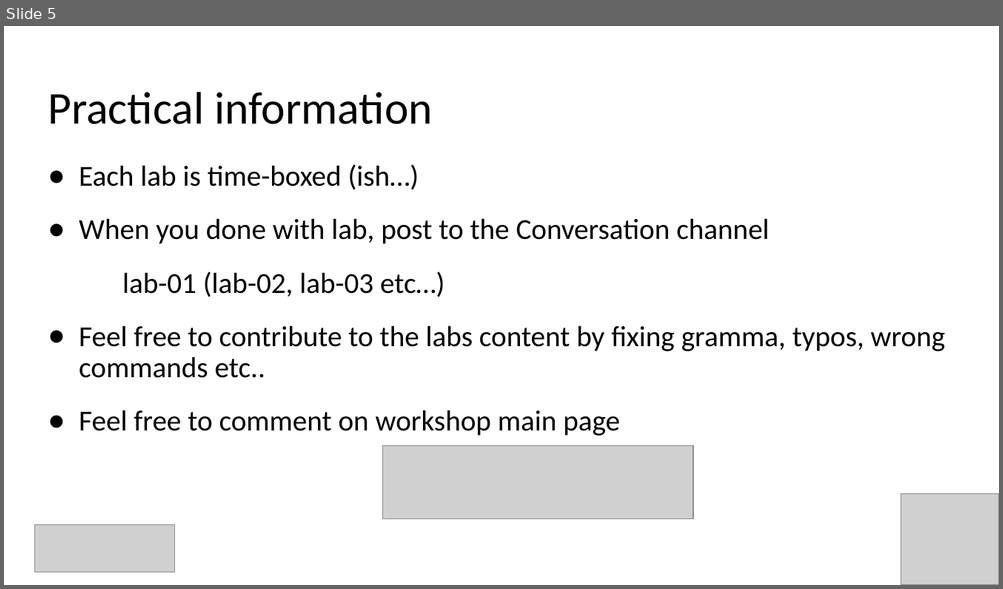
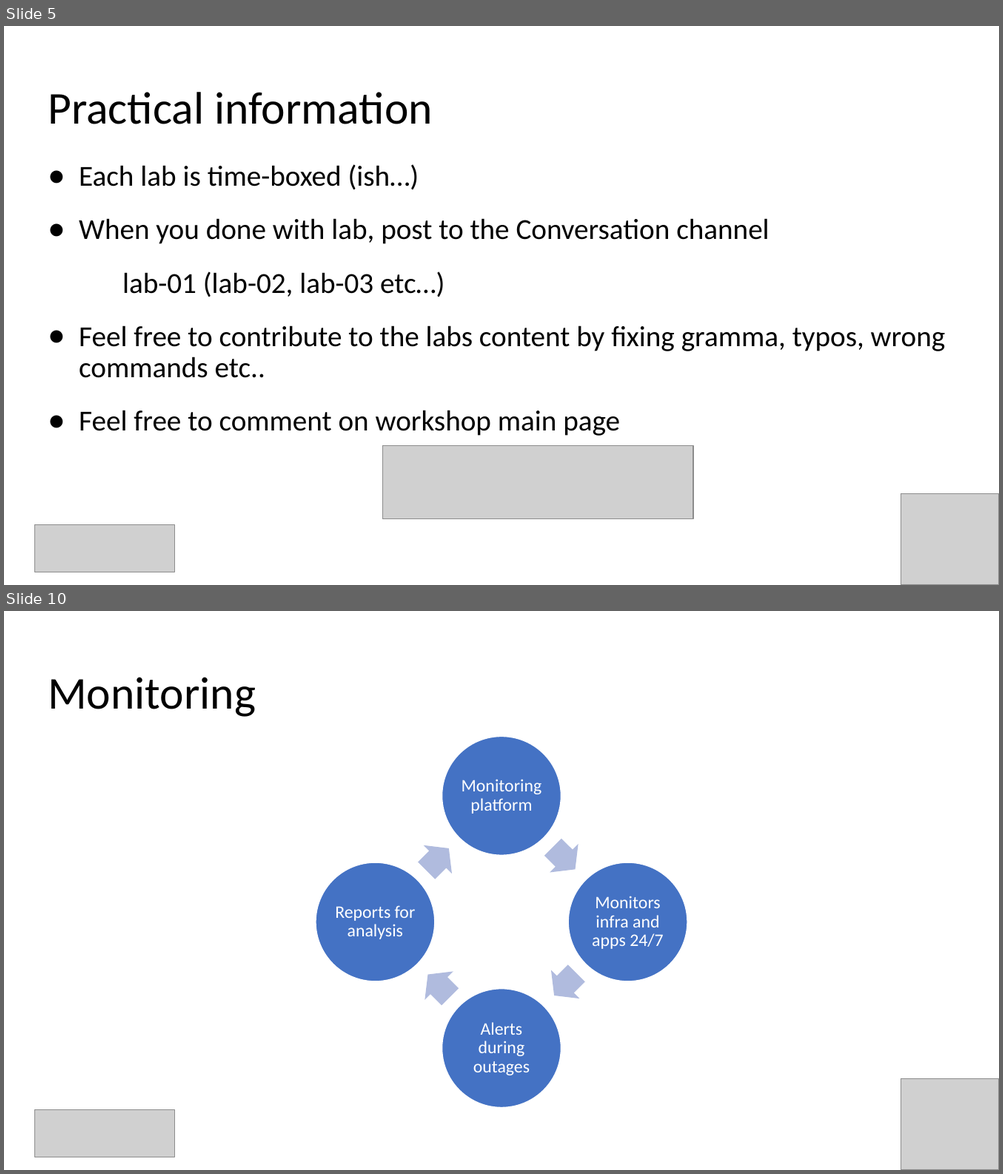
Before and after one commit to evgenyb/aks-workshops, a slide deck: 06-monitoring-options-in-aks/slides/monitoring-options-in-AKS.pptx. Shown one above the other, each under a label of ours: slide 5 before the commit, slides 5 and 10 after it; the slides between them are not shown. The pictures are 1003x589 and 1003x1174 pixels, drawn with LibreOffice and Linux fonts; fonts in the diff are those of the drawing; grey boxes stand for pictures. Boxes give left, top, right and bottom in pixels: in the first picture for what was removed or moved away, otherwise in the second. Text is boxed around its words. In the diff, an @@ line names an element or a change of style, - is before the commit and + after.

```diff
--- a/06-monitoring-options-in-aks/slides/monitoring-options-in-AKS.pptx
+++ b/06-monitoring-options-in-aks/slides/monitoring-options-in-AKS.pptx
@@ slide 10 added at [4, 611, 999, 1170], background #FFFFFF @@
@@ title added at [48, 677, 256, 717], 44 pt, text #000000 @@
+Monitoring
@@ group added at [316, 736, 688, 1109]: 4 ellipses, 4 texts, 4 right arrows @@
+Monitoring platform
+Monitors infra and apps 24/7
+Alerts during outages
+Reports for analysis
@@ picture added at [901, 1079, 999, 1170] @@
@@ picture added at [34, 1111, 175, 1157] @@
```
Also in this commit, not shown: 1 slide changed, 18 other slides added, 1 slide removed, 5 other files.
